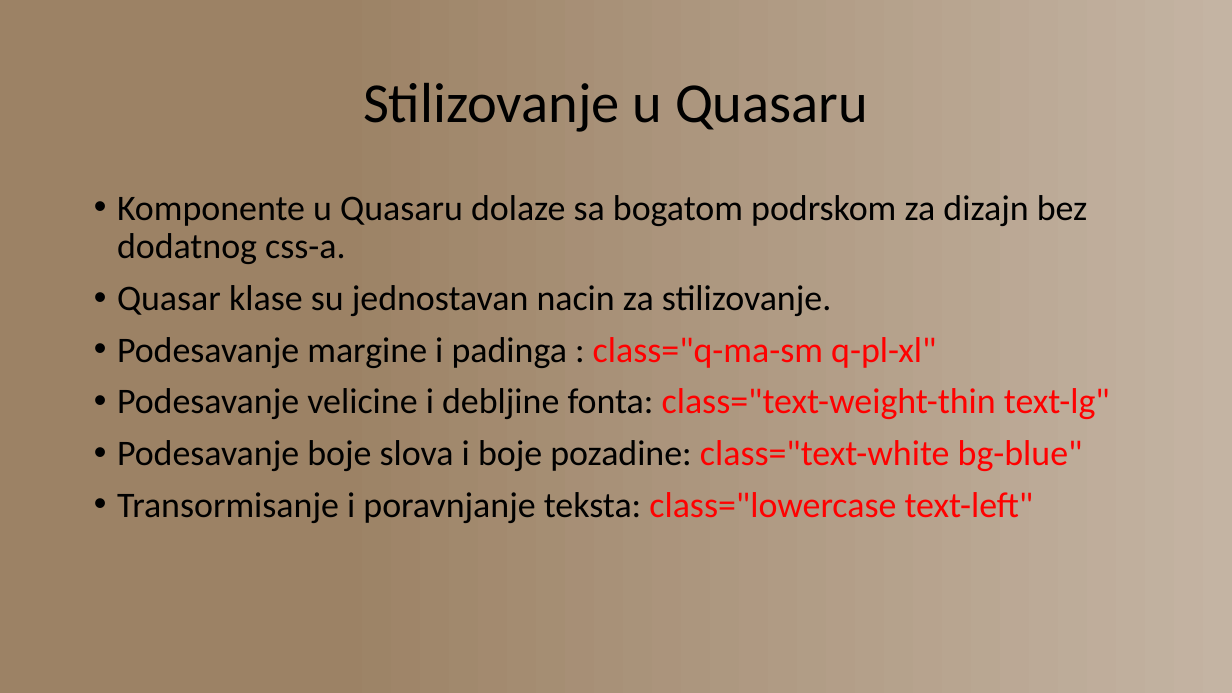
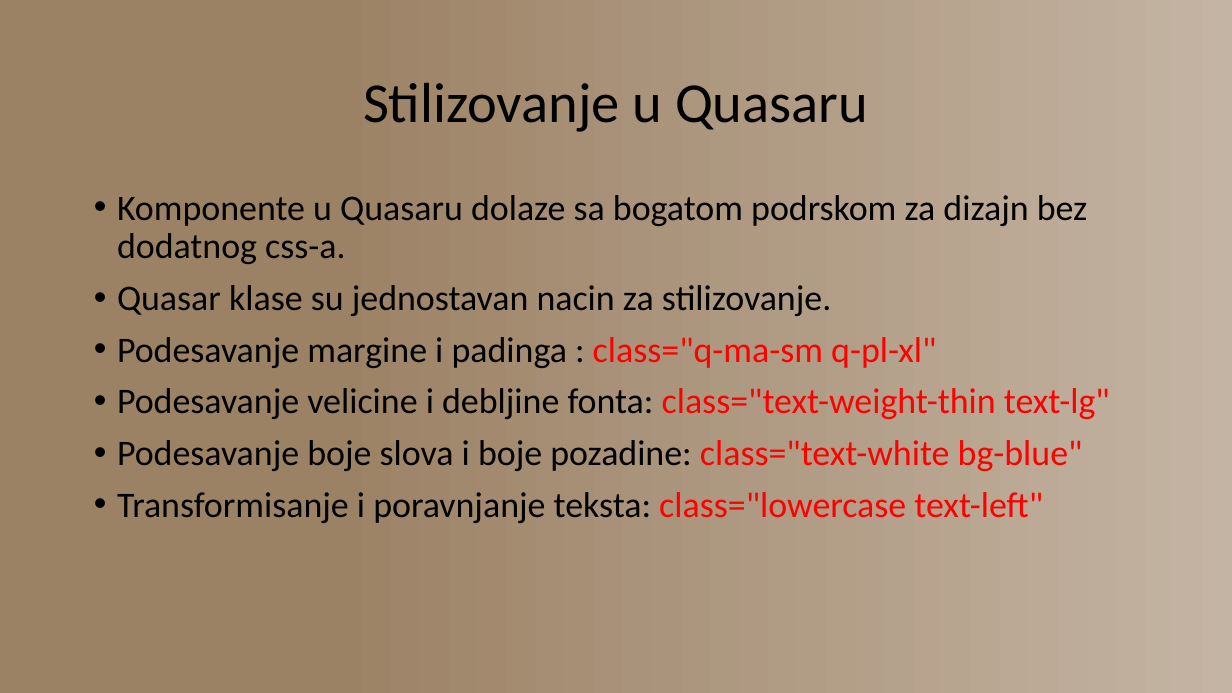
Before and after one commit to zvasiccc/QuasarDemo, a slide deck: slide 4 of Prezentacija.pptx. Drawn at 1232x693 pixels with LibreOffice and Linux fonts; fonts in the diff are those of the drawing. Boxes give left, top, right and bottom in pixels: in the first picture for what was removed or moved away, otherwise in the second. Text is boxed around its words. In the diff, an @@ line names an element or a change of style, - is before the commit and + after.

```diff
--- a/Prezentacija.pptx
+++ b/Prezentacija.pptx
@@ text at (117, 492, 1043, 523): text changed @@
-• Transormisanje i poravnjanje teksta: class="lowercase text-left"
+• Transformisanje i poravnjanje teksta: class="lowercase text-left"
```
Also in this commit, not shown: 4 other slides changed, 4 other files.
